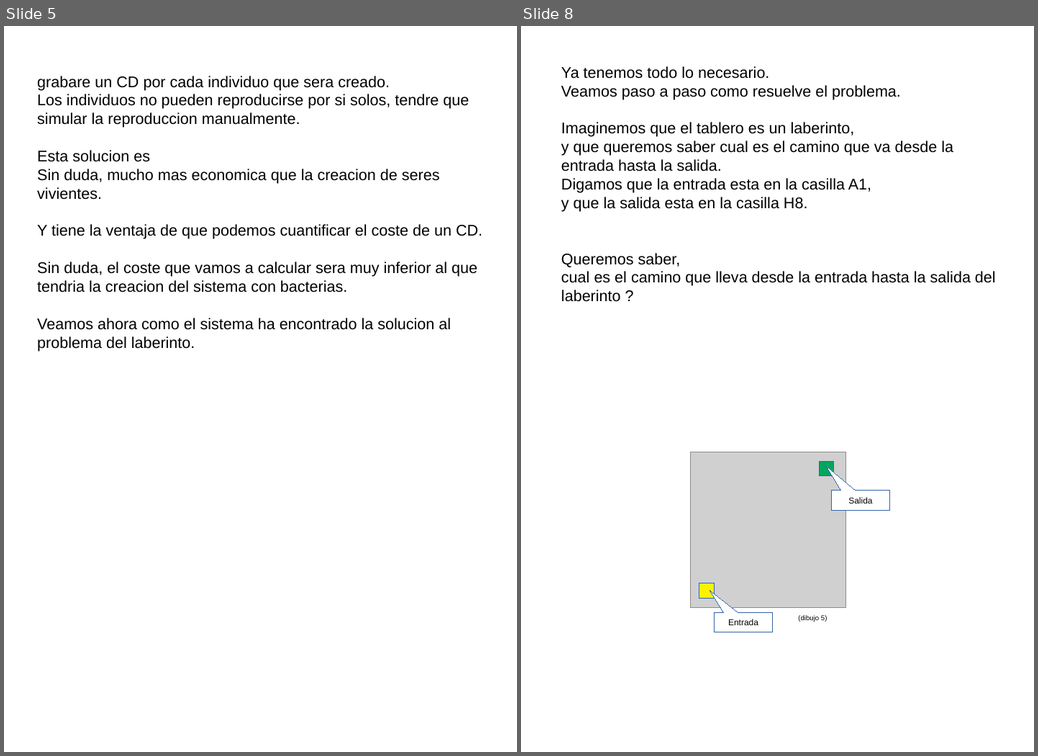
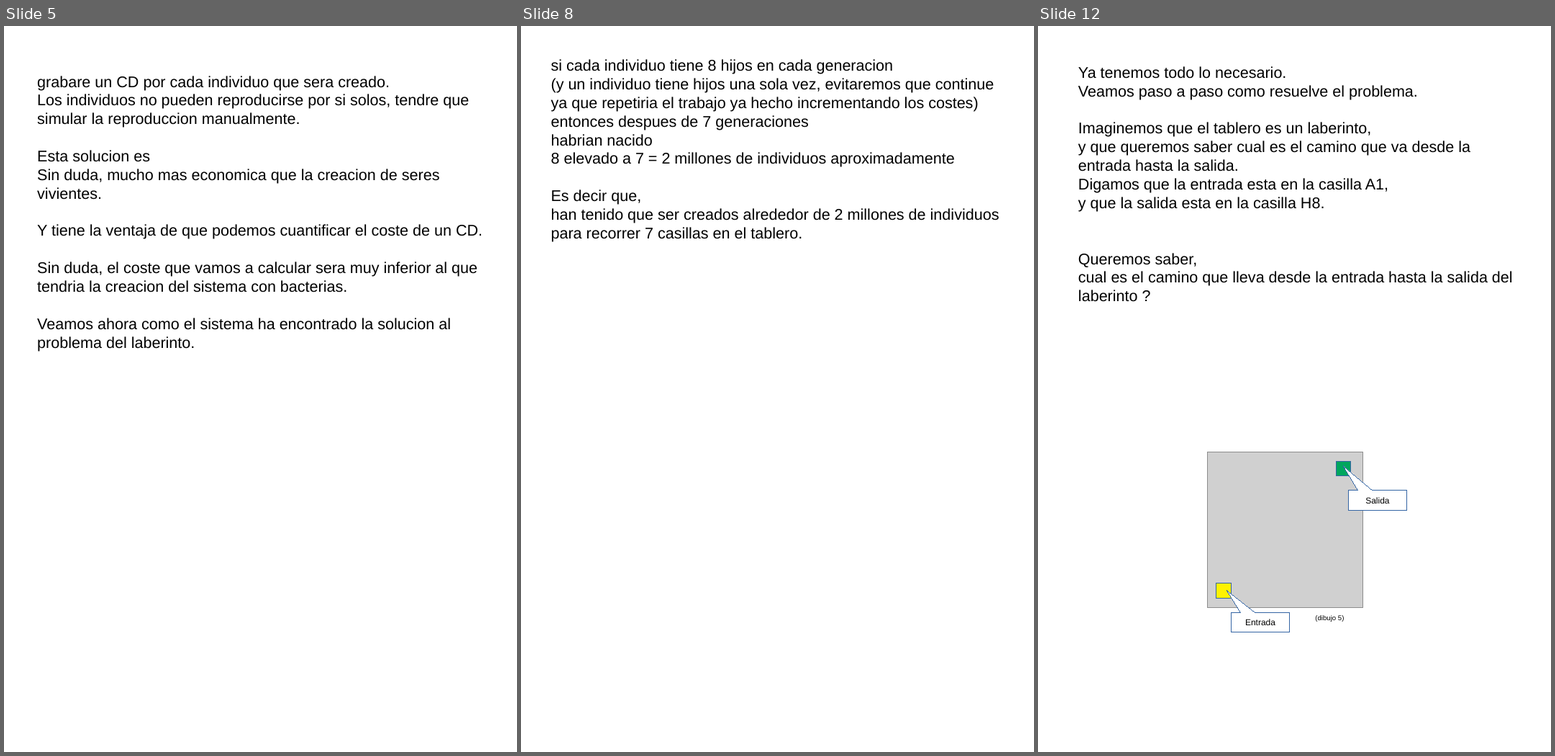
Before and after one commit to fabhrius/La-Cosa, a slide deck: capitulos/Coste/Coste.odp. Shown side by side, each under a label of ours: slides 5 and 8 before the commit, slides 5, 8 and 12 after it; the slides between them are not shown. The pictures are 1038x756 and 1555x756 pixels, drawn with LibreOffice and Linux fonts; fonts in the diff are those of the drawing; grey boxes stand for pictures. Boxes give left, top, right and bottom in pixels: in the first picture for what was removed or moved away, otherwise in the second. Text is boxed around its words. In the diff, an @@ line names an element or a change of style, - is before the commit and + after.

Commit message:
Coste.odp - borrador

```diff
--- a/capitulos/Coste/Coste.odp
+++ b/capitulos/Coste/Coste.odp
@@ slide 8 added at <box>521,26,1034,752</box>, background #FFFFFF @@
@@ text added at <box>551,59,1000,242</box>, 18 pt, text #000000 @@
+si cada individuo tiene 8 hijos en cada generacion
+(y un individuo tiene hijos una sola vez, evitaremos que continue ya que repetiria el trabajo ya hecho incrementando los costes)
+entonces despues de 7 generaciones
+habrian nacido
+8 elevado a 7 = 2 millones de individuos aproximadamente
+Es decir que,
+han tenido que ser creados alrededor de 2 millones de individuos para recorrer 7 casillas en el tablero.
@@ what was slide 8 is now slide 12 @@
```
Also in this commit, not shown: 4 other slides added, 1 slide removed, 1 other file.
